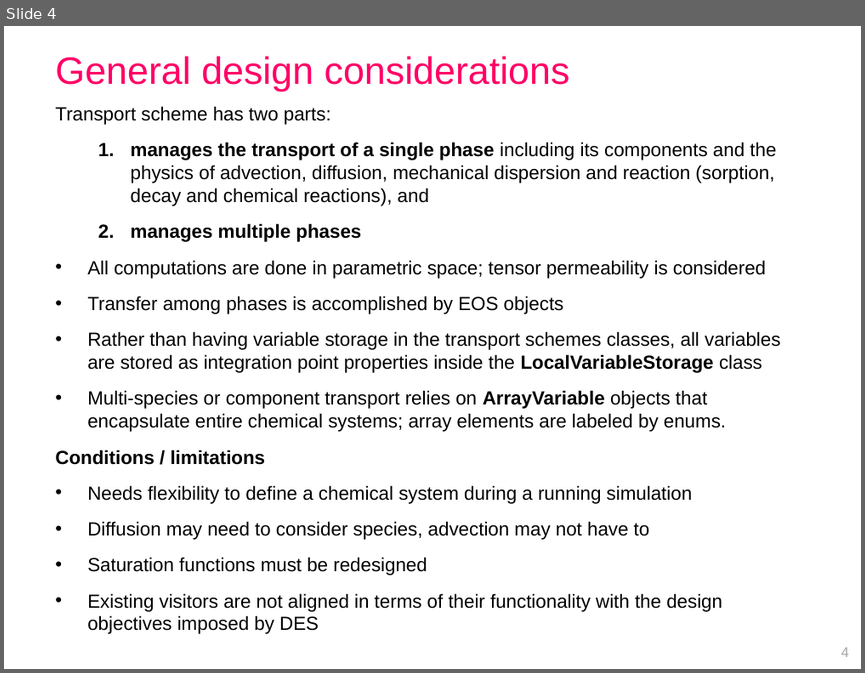
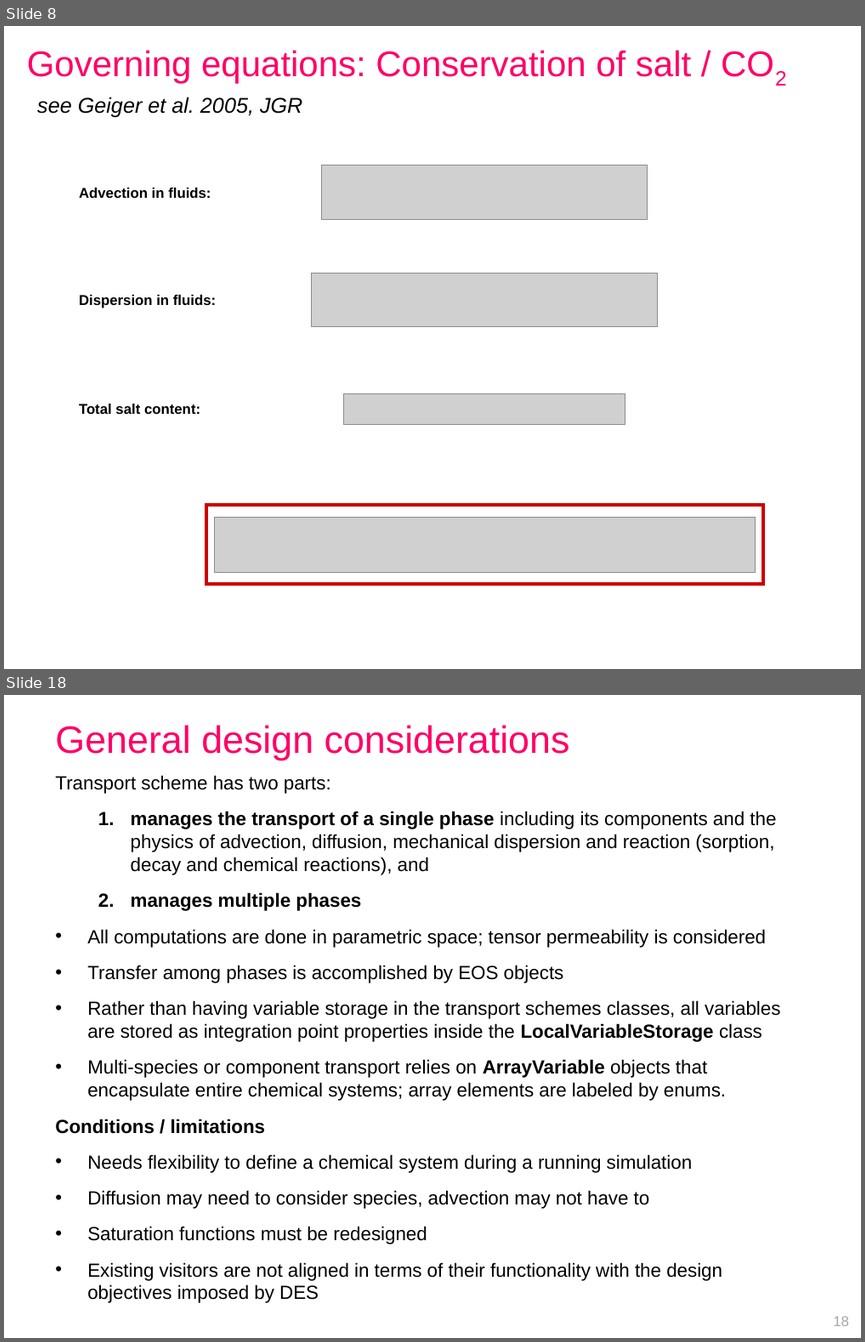
Before and after one commit to openCSMP/openCSMP, a slide deck: doc/SKM2018_Melbourne_transport_scheme.pptx. Shown one above the other, each under a label of ours: slide 4 before the commit, slides 8 and 18 after it; the slides between them are not shown. The pictures are 865x673 and 865x1342 pixels, drawn with LibreOffice and Linux fonts; fonts in the diff are those of the drawing; grey boxes stand for pictures. Boxes give left, top, right and bottom in pixels: in the first picture for what was removed or moved away, otherwise in the second. Text is boxed around its words. In the diff, an @@ line names an element or a change of style, - is before the commit and + after.

```diff
--- a/doc/SKM2018_Melbourne_transport_scheme.pptx
+++ b/doc/SKM2018_Melbourne_transport_scheme.pptx
@@ slide 8 added at (4, 26, 861, 669), background #FFFFFF @@
@@ title added at (27, 50, 691, 84), 30 pt, text #FF0066 @@
+Governing equations: Conservation of salt / CO2
@@ text added at (37, 97, 302, 118), 18 pt, text #000000, italic @@
+see Geiger et al. 2005, JGR
@@ picture added at (322, 165, 647, 220) @@
@@ text added at (79, 188, 211, 198), 12 pt, text #000000, bold @@
+Advection in fluids:
@@ picture added at (312, 272, 658, 326) @@
@@ text added at (79, 295, 216, 308), 12 pt, text #000000, bold @@
+Dispersion in fluids:
@@ text added at (79, 403, 200, 414), 12 pt, text #000000, bold @@
+Total salt content:
@@ picture added at (344, 393, 625, 424) @@
@@ rectangle added at (206, 505, 763, 584), outline #CC0000 3 pt @@
@@ picture added at (214, 516, 755, 572) @@
@@ what was slide 4 is now slide 18 @@
@@ page number at (833, 1315, 849, 1326): text changed @@
-4
+18
```
Also in this commit, not shown: 71 slides changed, 11 other slides added, 17 other files.
